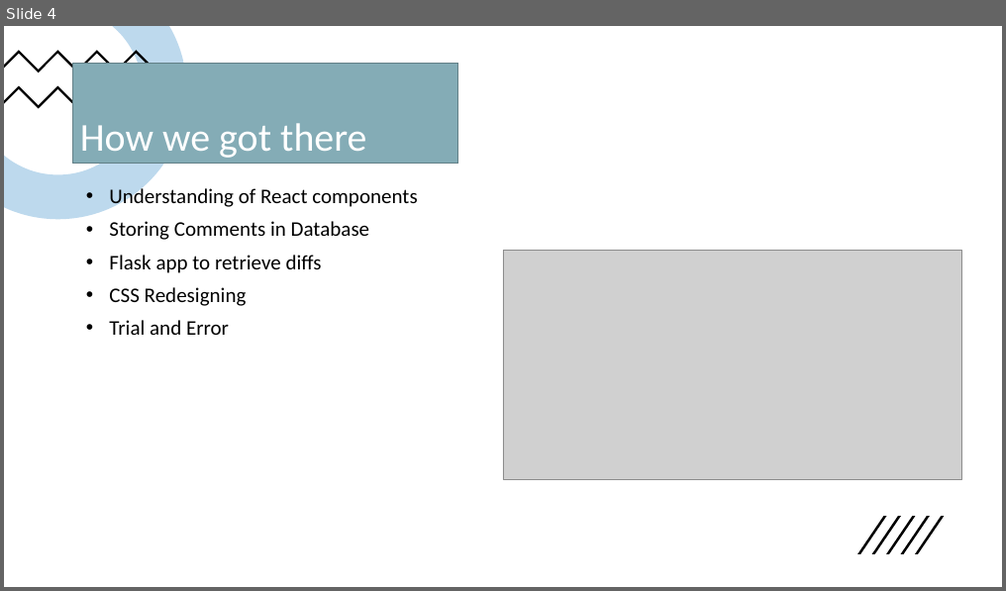
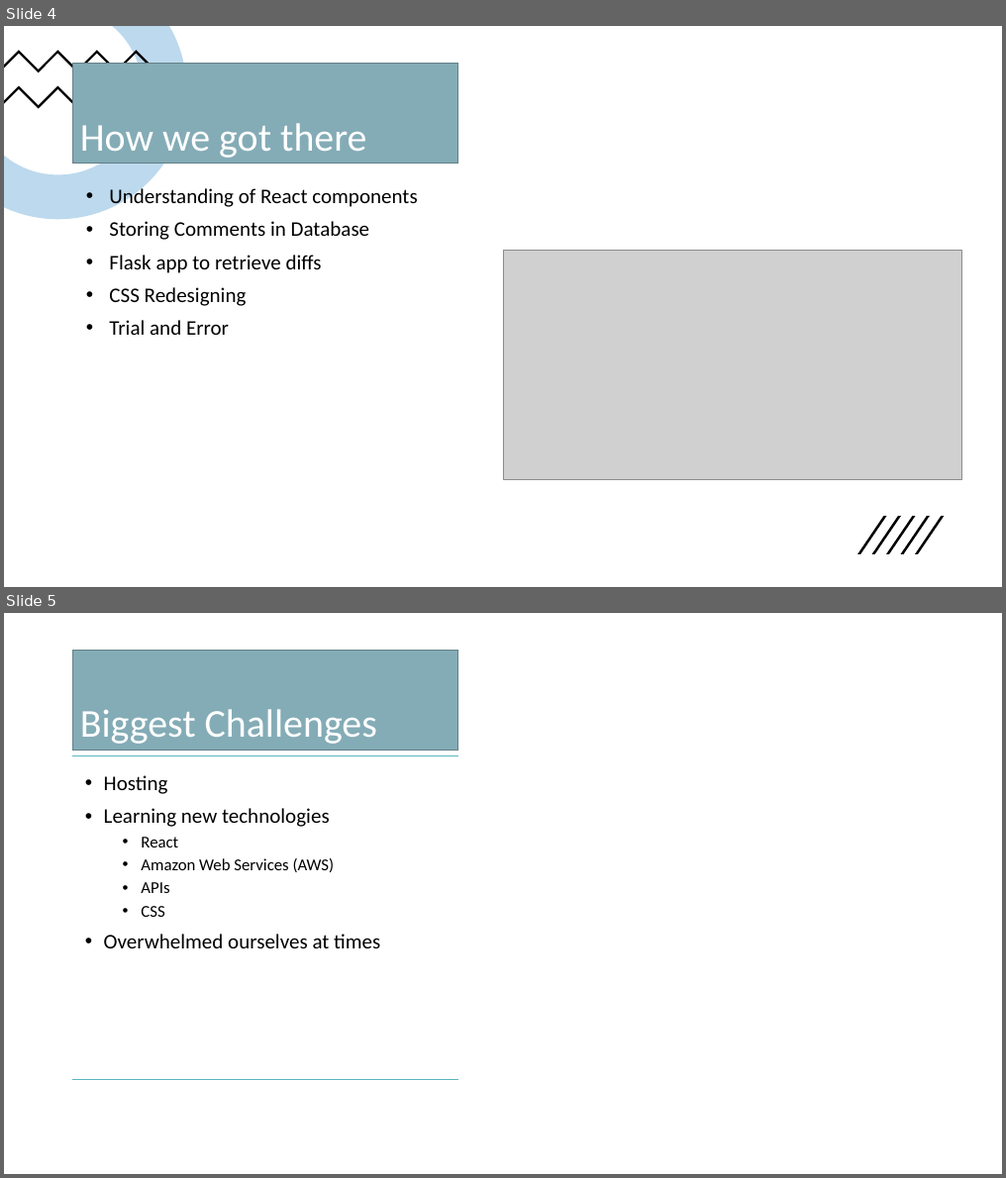
Before and after one commit to Yackul/work, a slide deck: docs/Spring/BC Code Review Final Presentation.pptx. Shown one above the other, each under a label of ours: slide 4 before the commit, slides 4 and 5 after it. The pictures are 1006x591 and 1006x1178 pixels, drawn with LibreOffice and Linux fonts; fonts in the diff are those of the drawing; grey boxes stand for pictures. Boxes give left, top, right and bottom in pixels: in the first picture for what was removed or moved away, otherwise in the second. Text is boxed around its words. In the diff, an @@ line names an element or a change of style, - is before the commit and + after.

```diff
--- a/docs/Spring/BC Code Review Final Presentation.pptx
+++ b/docs/Spring/BC Code Review Final Presentation.pptx
@@ slide 5 added at box(4, 613, 1002, 1174), background #454545 @@
@@ rectangle added at box(4, 613, 1002, 1174), fill #FFFFFF @@
@@ title added at box(73, 650, 458, 750), fill #84ACB6, outline #627F87 1 pt, 38 pt, text #FFFFFF @@
+Biggest Challenges
@@ line added from (458, 756) to (72, 756), #58B6C0 1 pt @@
@@ text added at box(104, 775, 380, 949), 20 pt, text #000000 @@
+• Hosting
+• Learning new technologies
+  • React
+  • Amazon Web Services (AWS)
+  • APIs
+  • CSS
+• Overwhelmed ourselves at times
@@ line added from (458, 1080) to (72, 1080), #58B6C0 1 pt @@
```
Also in this commit, not shown: 1 other slide added, 1 other file.
